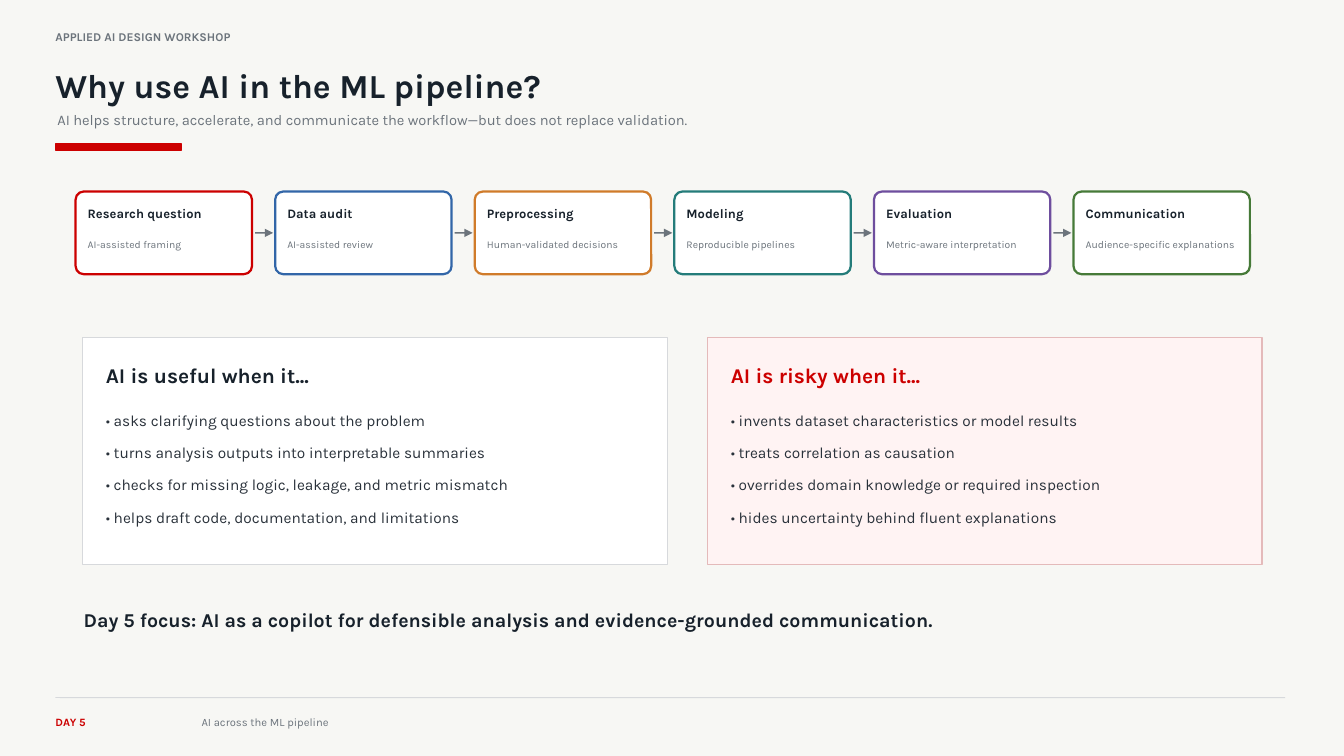
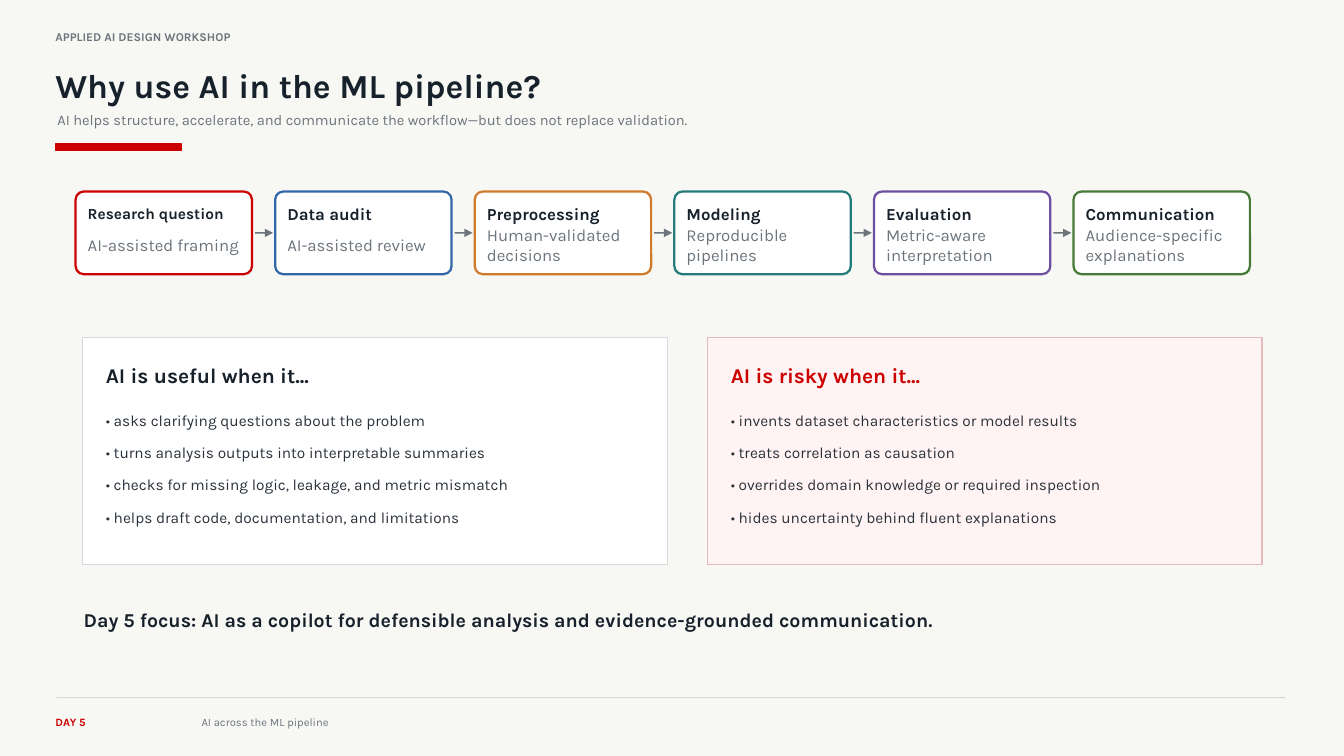
Before and after one commit to farisahmedbhatti123/internal-ml-foundations, a slide deck: slide 2 of presentations/Day 5 - From ML to AI-Enabled Workflows/02_ai_across_full_ml_pipeline.pptx. Drawn at 1344x756 pixels with LibreOffice and Linux fonts; fonts in the diff are those of the drawing; background and template pictures are left out. Boxes give left, top, right and bottom in pixels: in the first picture for what was removed or moved away, otherwise in the second. Text is boxed around its words. In the diff, an @@ line names an element or a change of style, - is before the commit and + after.

```diff
--- a/presentations/Day 5 - From ML to AI-Enabled Workflows/02_ai_across_full_ml_pipeline.pptx
+++ b/presentations/Day 5 - From ML to AI-Enabled Workflows/02_ai_across_full_ml_pipeline.pptx
@@ text "Research question" at (x1=88, y1=208, x2=224, y2=223): size 9.2 to 11 pt @@
@@ size 9.2 to 12 pt in 5 elements at (x1=287, y1=208, x2=372, y2=221), (x1=487, y1=208, x2=600, y2=225), (x1=686, y1=208, x2=760, y2=225), (x1=886, y1=208, x2=972, y2=221), (x1=1086, y1=208, x2=1215, y2=221) @@
@@ size 7.4 to 12 pt in 6 elements at (x1=88, y1=239, x2=238, y2=255), (x1=287, y1=239, x2=426, y2=251), (x1=487, y1=229, x2=621, y2=261), (x1=686, y1=229, x2=787, y2=265), (x1=886, y1=229, x2=993, y2=265), (x1=1086, y1=229, x2=1223, y2=265) @@
```
Also in this commit, not shown: 11 other files.
